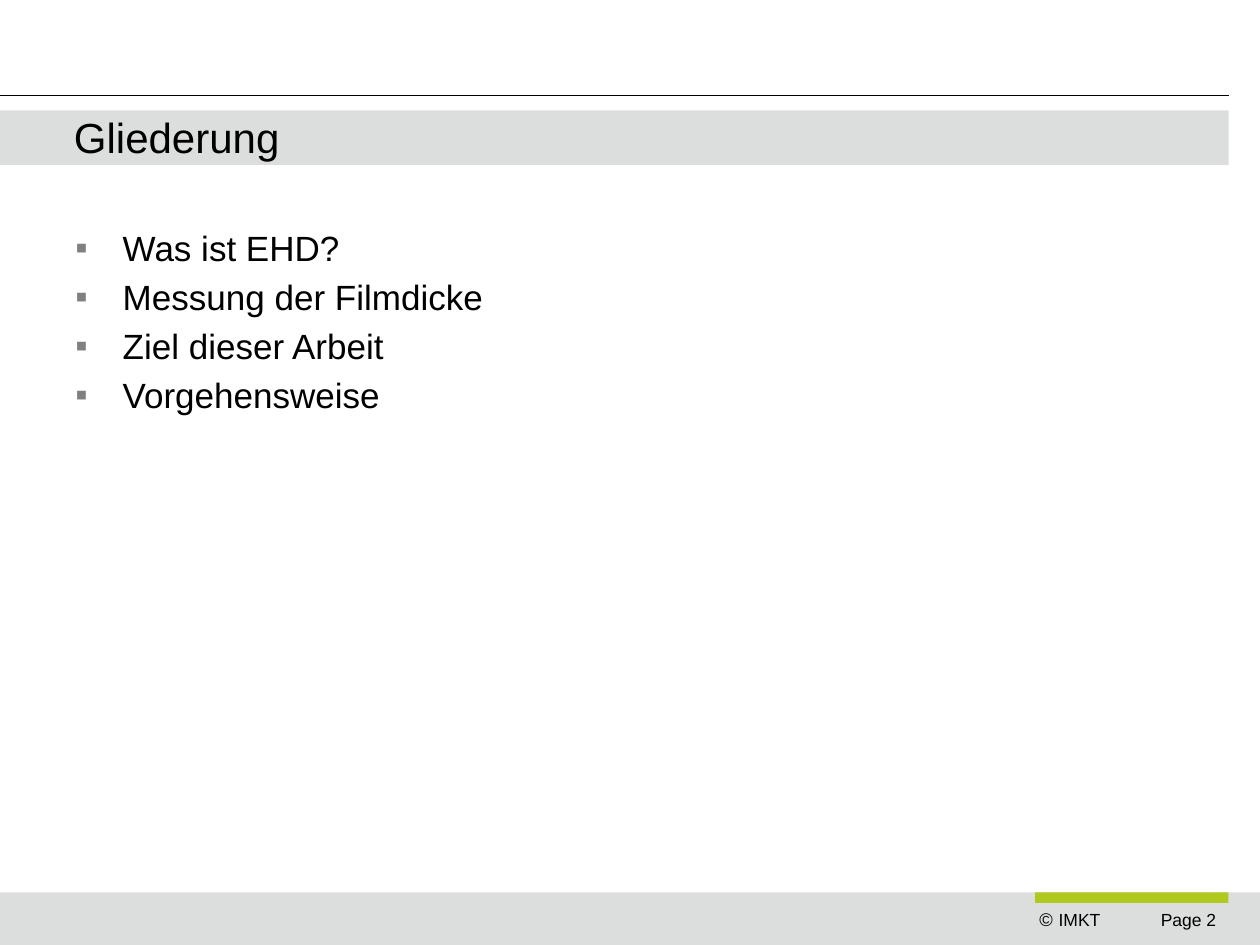
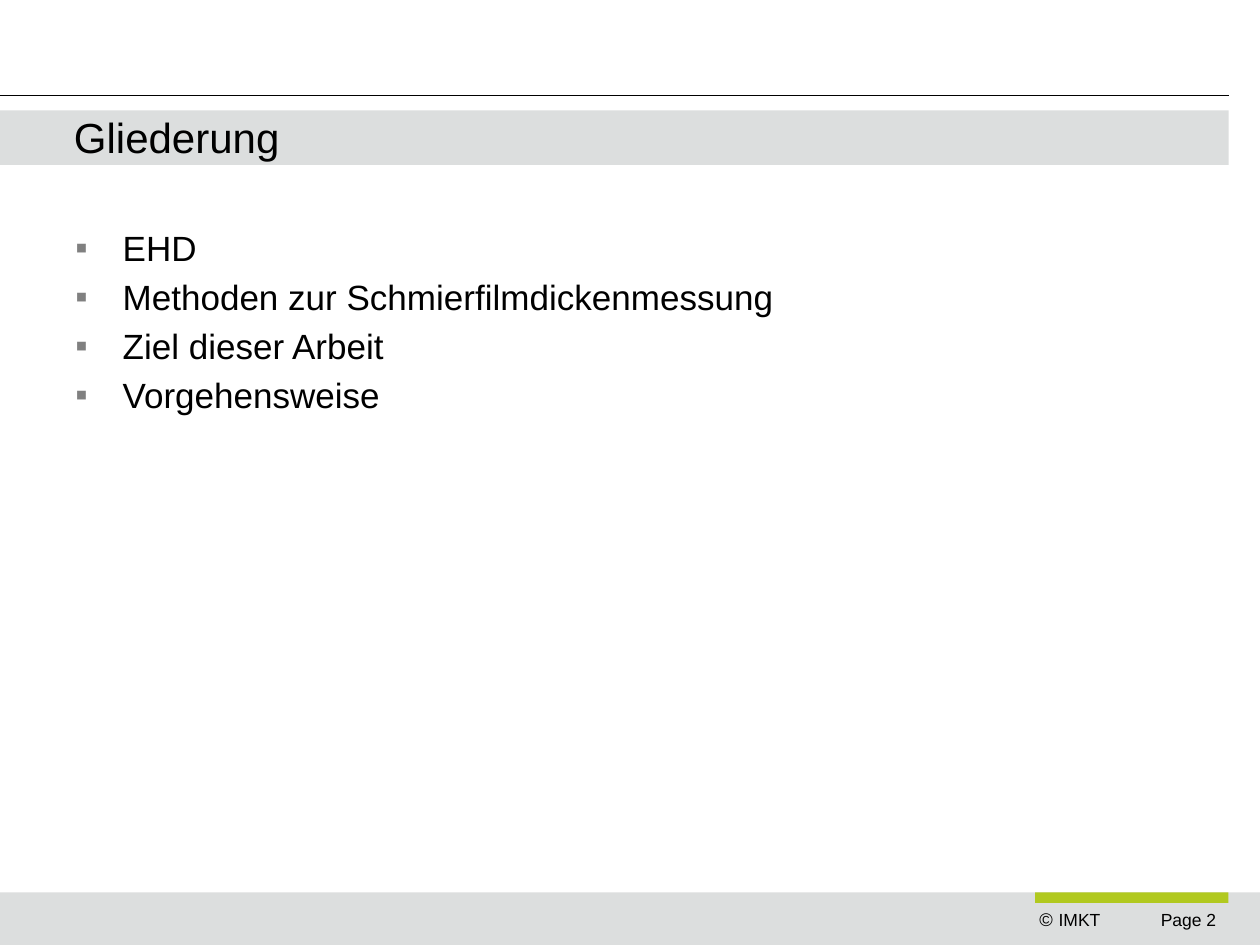
Before and after one commit to ngocminhdao88/dao_masterarbeit, a slide deck: slide 2 of presentations/ziel_der_arbeit_vw.pptx. Drawn at 1260x945 pixels with LibreOffice and Linux fonts; fonts in the diff are those of the drawing; background and template pictures are left out. Boxes give left, top, right and bottom in pixels: in the first picture for what was removed or moved away, otherwise in the second. Text is boxed around its words. In the diff, an @@ line names an element or a change of style, - is before the commit and + after.

```diff
--- a/presentations/ziel_der_arbeit_vw.pptx
+++ b/presentations/ziel_der_arbeit_vw.pptx
@@ text at [123, 237, 773, 317]: text changed @@
-▪ Was ist EHD?
-▪ Messung der Filmdicke
+▪ EHD
+▪ Methoden zur Schmierfilmdickenmessung
```
Also in this commit, not shown: 13 other slides changed, 2 slides added, 10 other files.
